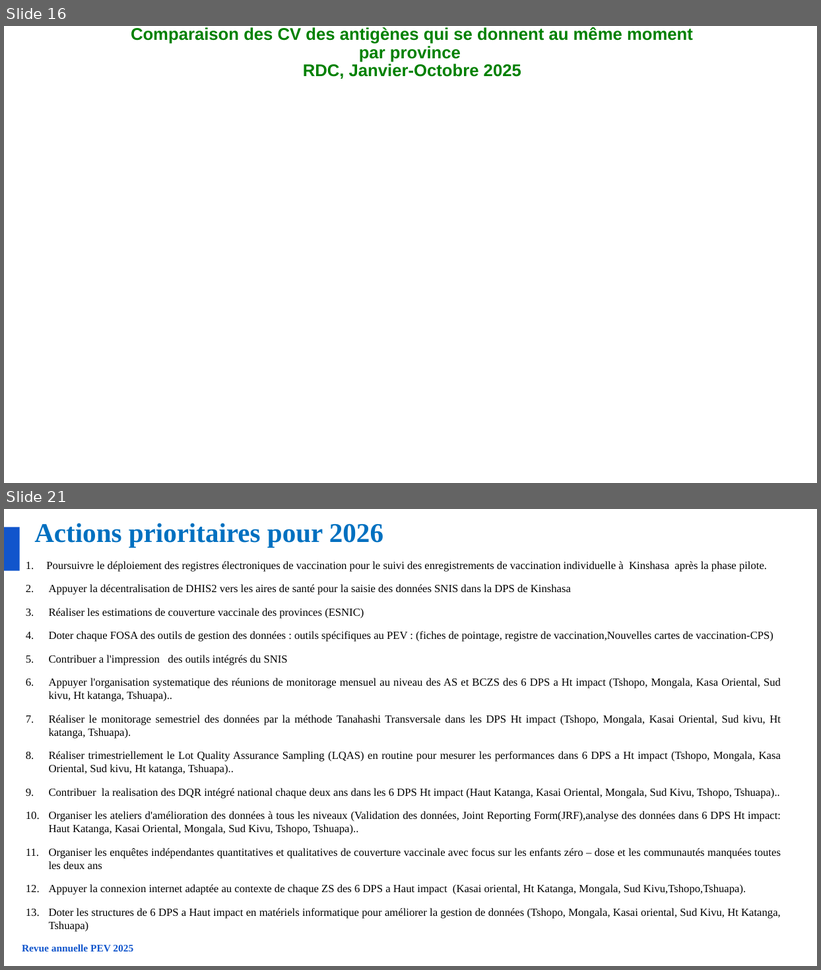
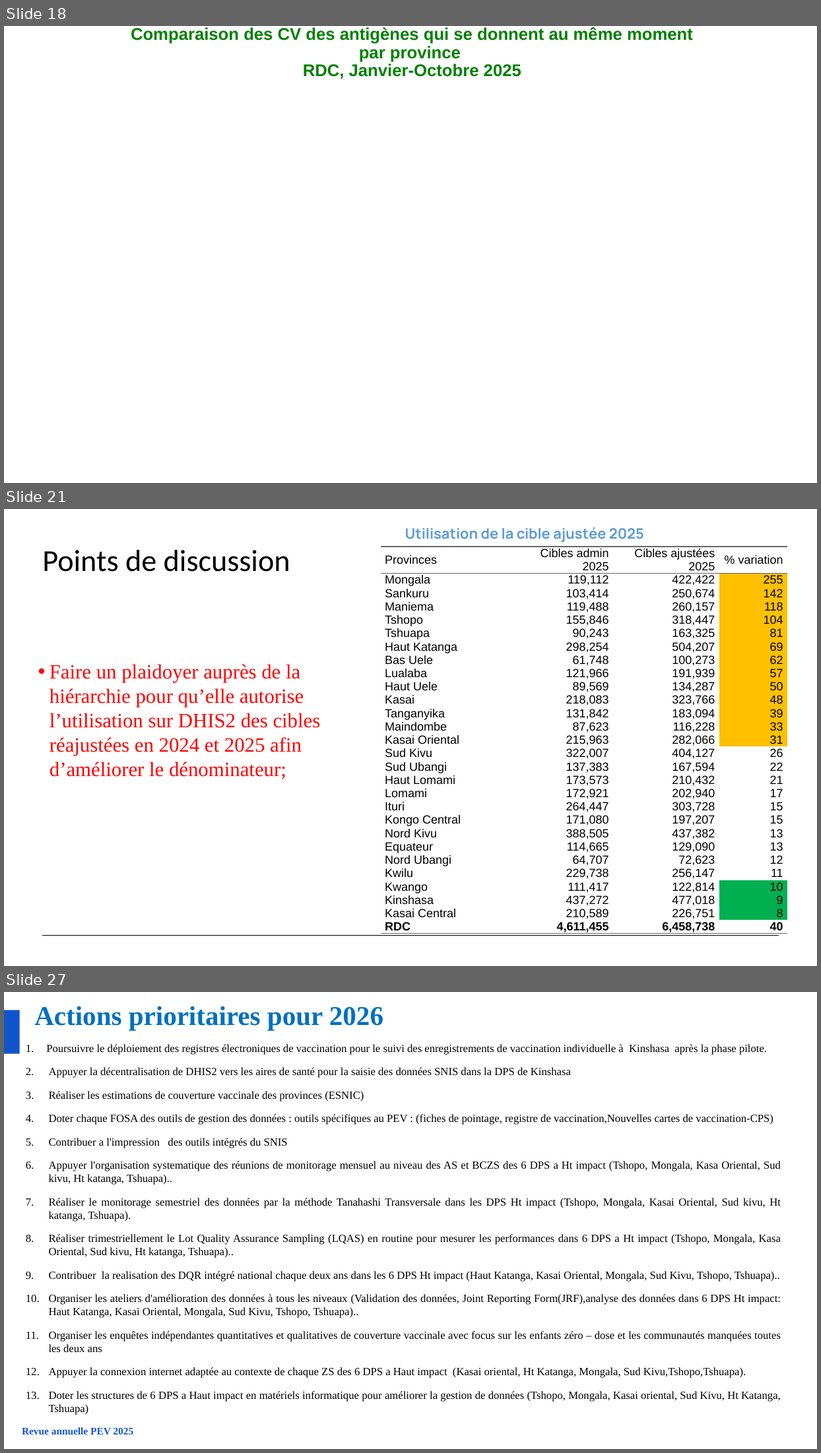
Before and after one commit to WHO-IST-CA/revue_annuelle, a slide deck: docs/epi/presentations/j1/Revue annuelle-PEV_qualité des données-14122025.pptx. Shown one above the other, each under a label of ours: slides 16 and 21 before the commit, slides 18, 21 and 27 after it; the slides between them are not shown. The pictures are 821x970 and 821x1453 pixels, drawn with LibreOffice and Linux fonts; fonts in the diff are those of the drawing. Boxes give left, top, right and bottom in pixels: in the first picture for what was removed or moved away, otherwise in the second. Text is boxed around its words. In the diff, an @@ line names an element or a change of style, - is before the commit and + after.

```diff
--- a/docs/epi/presentations/j1/Revue annuelle-PEV_qualité des données-14122025.pptx
+++ b/docs/epi/presentations/j1/Revue annuelle-PEV_qualité des données-14122025.pptx
@@ slide 21 added at (4, 509, 817, 966), background #FFFFFF @@
@@ text added at (405, 527, 644, 542), 17 pt, text #5B9BD5, bold @@
+Utilisation de la cible ajustée 2025
@@ table added at (381, 547, 788, 960), 28 rows, 4 columns @@
+Provinces | Cibles admin 2025 | Cibles ajustées 2025 | % variation
+Mongala | 119,112 | 422,422 | 255
+Sankuru | 103,414 | 250,674 | 142
+Maniema | 119,488 | 260,157 | 118
+Tshopo | 155,846 | 318,447 | 104
+Tshuapa | 90,243 | 163,325 | 81
+Haut Katanga | 298,254 | 504,207 | 69
+Bas Uele | 61,748 | 100,273 | 62
+Lualaba | 121,966 | 191,939 | 57
+Haut Uele | 89,569 | 134,287 | 50
+Kasai | 218,083 | 323,766 | 48
+Tanganyika | 131,842 | 183,094 | 39
+Maindombe | 87,623 | 116,228 | 33
+Kasai Oriental | 215,963 | 282,066 | 31
+Sud Kivu | 322,007 | 404,127 | 26
+Sud Ubangi | 137,383 | 167,594 | 22
+Haut Lomami | 173,573 | 210,432 | 21
+Lomami | 172,921 | 202,940 | 17
+Ituri | 264,447 | 303,728 | 15
+Kongo Central | 171,080 | 197,207 | 15
+Nord Kivu | 388,505 | 437,382 | 13
+Equateur | 114,665 | 129,090 | 13
+Nord Ubangi | 64,707 | 72,623 | 12
+Kwilu | 229,738 | 256,147 | 11
+Kwango | 111,417 | 122,814 | 10
+Kinshasa | 437,272 | 477,018 | 9
+Kasai Central | 210,589 | 226,751 | 8
+RDC | 4,611,455 | 6,458,738 | 40
@@ title added at (42, 550, 290, 572), 36 pt, text #000000 @@
+Points de discussion
@@ text added at (50, 664, 321, 780), 24 pt, text #FF0000 @@
+• Faire un plaidoyer auprès de la hiérarchie pour qu’elle autorise l’utilisation sur DHIS2 des cibles réajustées en 2024 et 2025 afin d’améliorer le dénominateur;
@@ freeform shape added at (42, 936, 780, 936), outline #000000 0.76 pt @@
@@ what was slide 16 is now slide 18 @@
@@ what was slide 21 is now slide 27 @@
```
Also in this commit, not shown: 17 slides changed, 5 other slides added, 1 slide removed, 1 other file.
